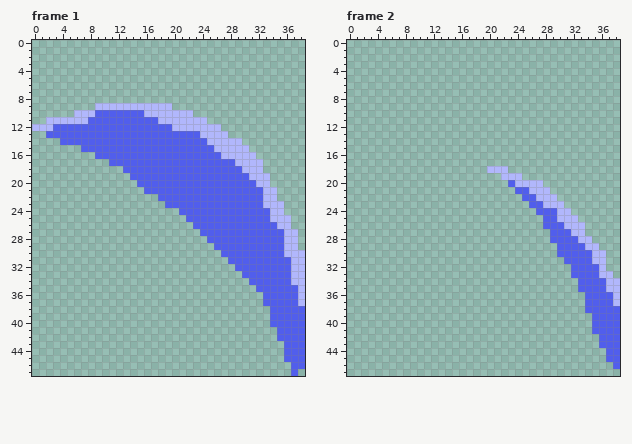
Pixel-art file -- Aseprite/FinnSword_Vfx.aseprite. The first picture shows the starting point.
39x48 pixels, 3 frames. Shown: frame 1, frame 2.
The same view after the edit:
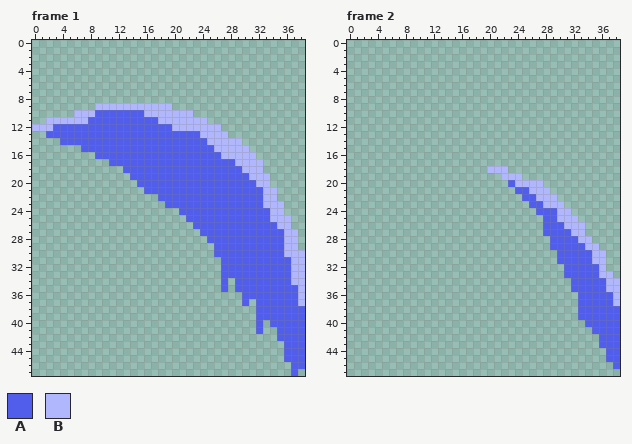
Palette (. is transparent): A #515eec  B #b1b7fc
Message: feat(GrassSword): Weapon attack and vfx animations
The edit:
{"where": "frame 1"}
{"frame":1,"y":30,"x":26,"old":".","new":"A"}
{"frame":1,"y":31,"x":27,"old":".","new":"A"}
{"frame":1,"y":32,"x":27,"old":"..","new":"AA"}
{"frame":1,"y":33,"x":27,"old":"...","new":"AAA"}
{"frame":1,"y":34,"x":27,"old":".","new":"A"}
{"frame":1,"y":34,"x":29,"old":"..","new":"AA"}
{"frame":1,"y":35,"x":27,"old":".","new":"A"}
{"frame":1,"y":35,"x":29,"old":"...","new":"AAA"}
{"frame":1,"y":36,"x":30,"old":"...","new":"AAA"}
{"frame":1,"y":37,"x":30,"old":".","new":"A"}
{"frame":1,"y":37,"x":32,"old":".","new":"A"}
{"frame":1,"y":38,"x":32,"old":"..","new":"AA"}
{"frame":1,"y":39,"x":32,"old":"..","new":"AA"}
{"frame":1,"y":40,"x":32,"old":".","new":"A"}
{"frame":1,"y":41,"x":32,"old":".","new":"A"}
{"where": "frame 2"}
{"frame":2,"y":27,"x":28,"old":".","new":"A"}
{"frame":2,"y":29,"x":29,"old":".","new":"A"}
{"frame":2,"y":31,"x":30,"old":".","new":"A"}
{"frame":2,"y":32,"x":31,"old":".","new":"A"}
{"frame":2,"y":33,"x":31,"old":".","new":"A"}
{"frame":2,"y":34,"x":32,"old":".","new":"A"}
{"frame":2,"y":35,"x":32,"old":".","new":"A"}
{"frame":2,"y":36,"x":33,"old":".","new":"A"}
{"frame":2,"y":37,"x":33,"old":".","new":"A"}
{"frame":2,"y":38,"x":33,"old":".","new":"A"}
{"frame":2,"y":39,"x":33,"old":"..","new":"AA"}
{"frame":2,"y":40,"x":34,"old":".","new":"A"}
{"label":"added","picture_box":[214,250,270,334]}
{"label":"added","picture_box":[543,229,592,327]}
